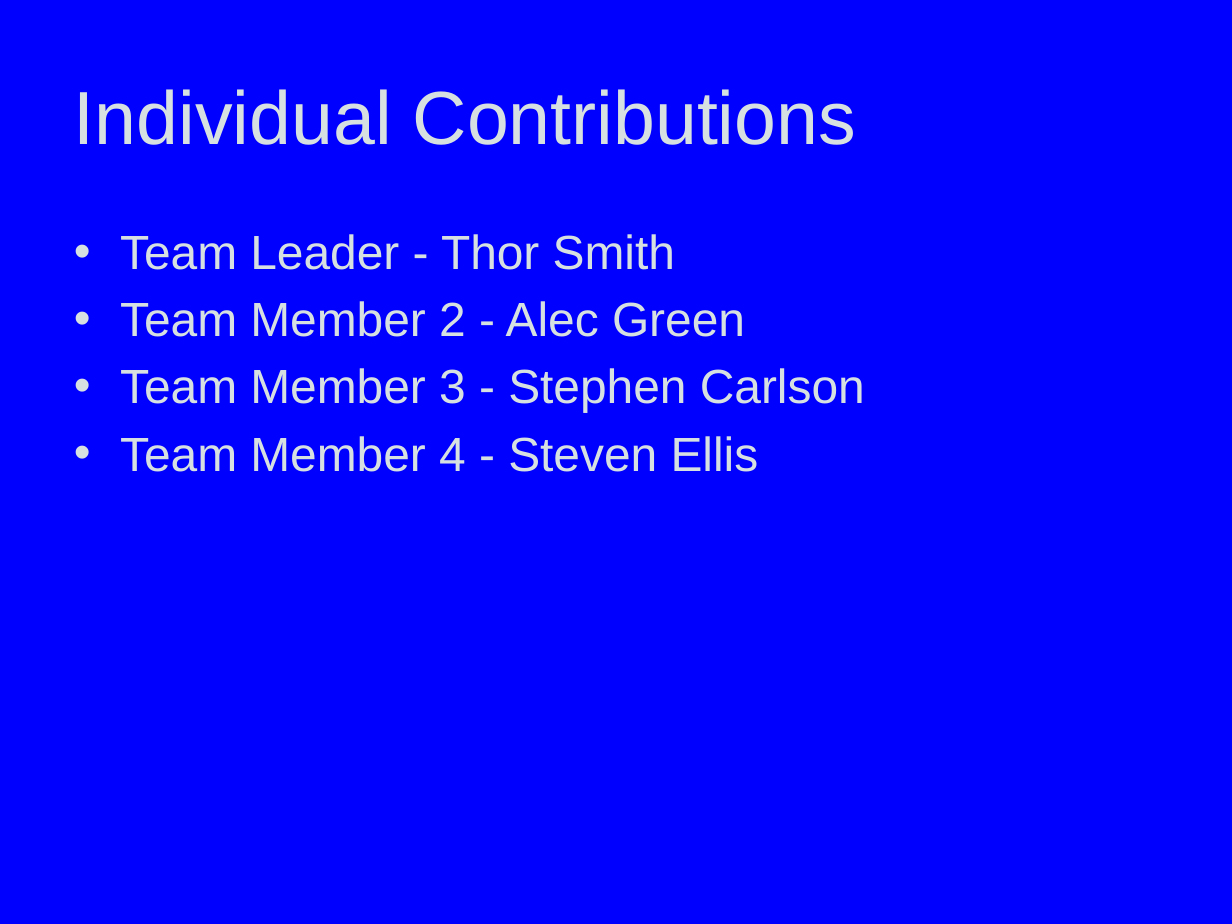
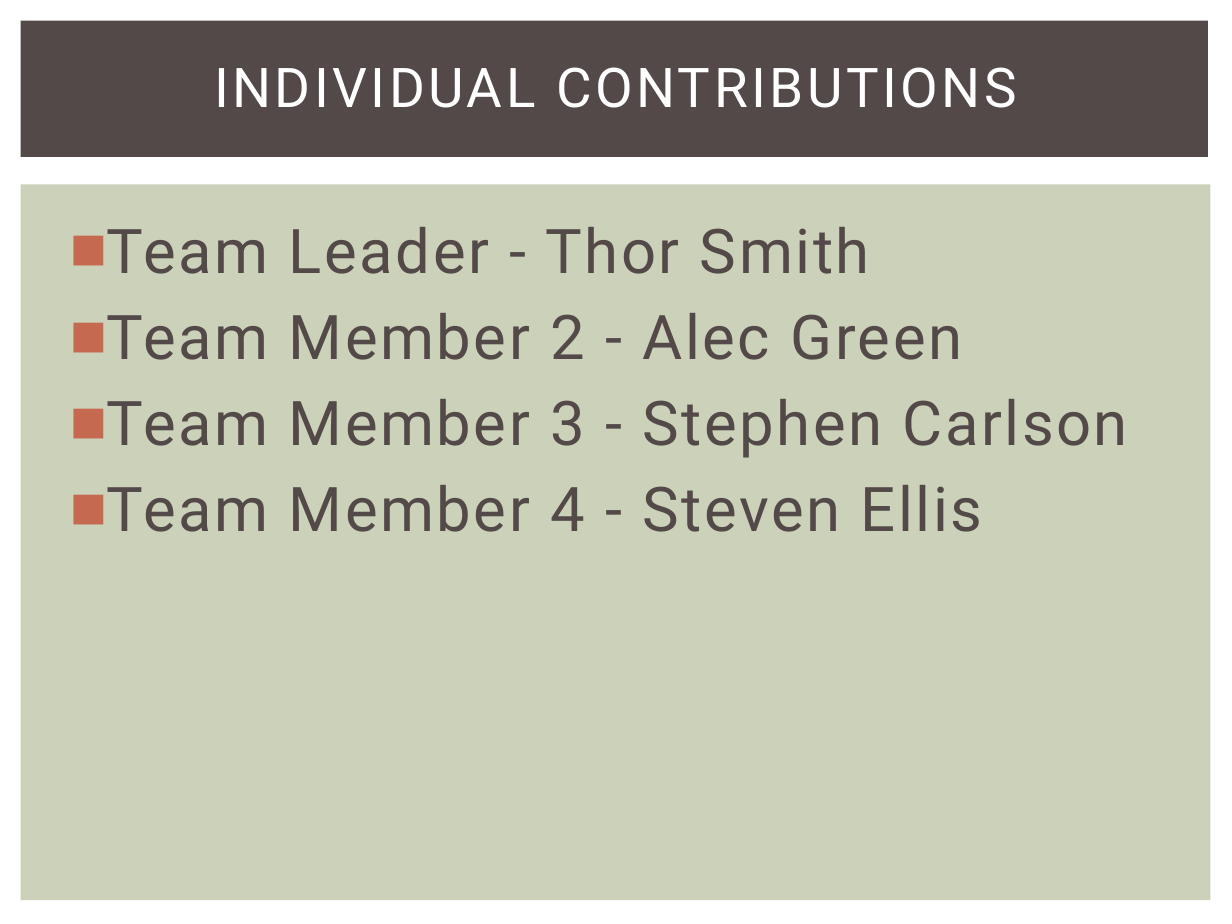
Before and after one commit to snowpuppy/augreality, a slide deck: slide 7 of doc/Team5FinalPresentation.pptx. Drawn at 1232x924 pixels with LibreOffice and Linux fonts; fonts in the diff are those of the drawing. Boxes give left, top, right and bottom in pixels: in the first picture for what was removed or moved away, otherwise in the second. Text is boxed around its words. In the diff, an @@ line names an element or a change of style, - is before the commit and + after.

```diff
--- a/doc/Team5FinalPresentation.pptx
+++ b/doc/Team5FinalPresentation.pptx
@@ background #0000FF to #FFFFFF @@
@@ rectangle added at bbox=[21, 21, 1209, 158], fill #534949 @@
@@ title at bbox=[214, 67, 1016, 108]: text changed; size 44 to 32 pt; font Arial to Roboto; text colour #D7E0E1 to #FFFFFF @@
-Individual Contributions
+INDIVIDUAL CONTRIBUTIONS
@@ rectangle added at bbox=[21, 185, 1211, 901], fill #CCD1B9 @@
@@ text "Team Leader - Thor Smith": place and size @@
-text "Team Leader - Thor Smith" at bbox=[120, 234, 865, 472]
+text "Team Leader - Thor Smith" at bbox=[107, 227, 1128, 532]
@@ text "Team Leader - Thor Smith" at bbox=[107, 227, 1128, 532]: size 28 to 36 pt, font Arial to Roboto, text colour #D7E0E1 to #534949, letter spacing 0 to 1.5 pt; bullet • to ■; more space between paragraphs @@
```
Also in this commit, not shown: 9 other slides changed, 3 slides added, 3 slides removed.
